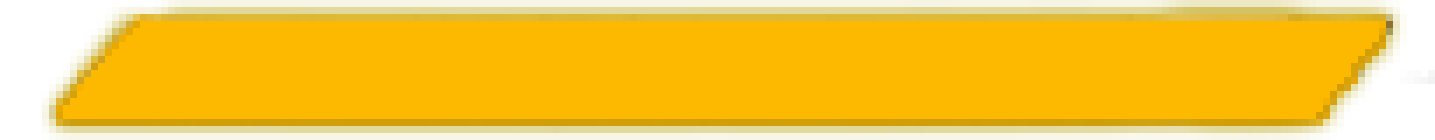
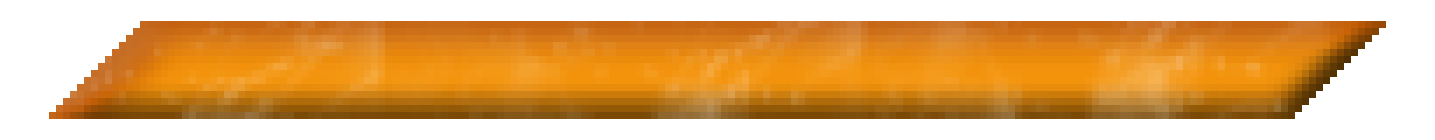
Layer changes from the first 1435 × 140 image to the second:
added layer "Layer 3" in group "Group 1" over [49, 21, 1330, 119]
added layer "Layer 2" in group "Group 1" over [49, 21, 1386, 119]
hid "Shape 1", painted on it over [42, 0, 1435, 140]
